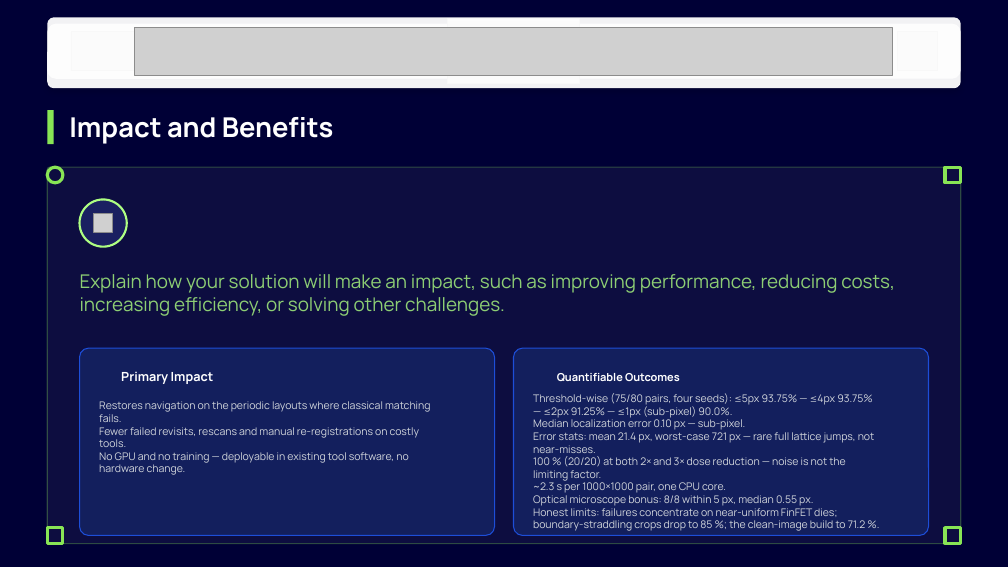
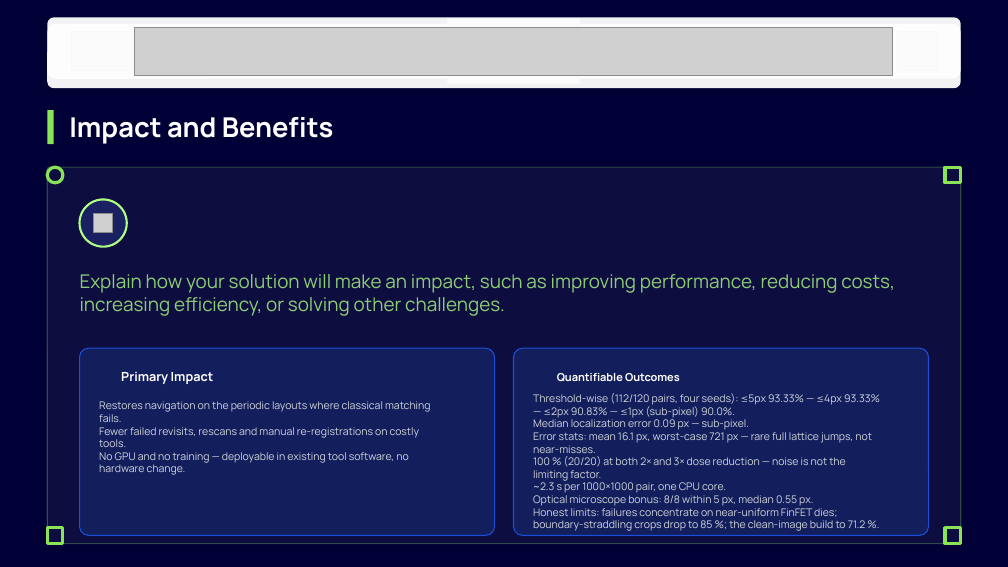
Before and after one commit to Mandy434/drift-sense, a slide deck: slide 8 of solution_presentation.pptx. Drawn at 1008x567 pixels with LibreOffice and Linux fonts; fonts in the diff are those of the drawing; grey boxes stand for pictures; background and template pictures are left out; a plain dark background stands for a picture behind light text. Boxes give left, top, right and bottom in pixels: in the first picture for what was removed or moved away, otherwise in the second. Text is boxed around its words. In the diff, an @@ line names an element or a change of style, - is before the commit and + after.

```diff
--- a/solution_presentation.pptx
+++ b/solution_presentation.pptx
@@ text at (533,393,880,453): text changed @@
-Threshold-wise (75/80 pairs, four seeds): ≤5px 93.75% — ≤4px 93.75% — ≤2px 91.25% — ≤1px (sub-pixel) 90.0%.
-Median localization error 0.10 px — sub-pixel.
-Error stats: mean 21.4 px, worst-case 721 px — rare full lattice jumps, not near-misses.
+Threshold-wise (112/120 pairs, four seeds): ≤5px 93.33% — ≤4px 93.33% — ≤2px 90.83% — ≤1px (sub-pixel) 90.0%.
+Median localization error 0.09 px — sub-pixel.
+Error stats: mean 16.1 px, worst-case 721 px — rare full lattice jumps, not near-misses.
```
Also in this commit, not shown: 4 other slides changed, 6 other files.
